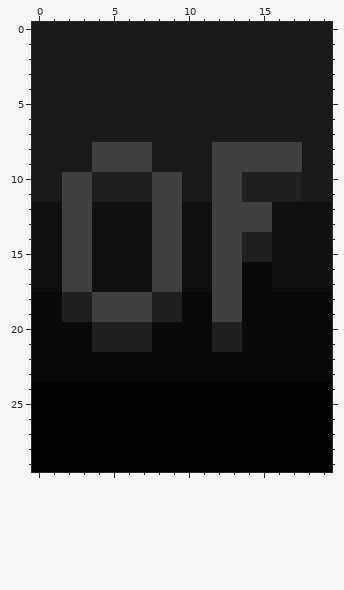
A pixel-art sprite gets an edit: files/capeFinal.png. Above, as it was before the edit.
The file is 200x300 pixels, drawn in blocks of 10x10; one block is one cell here. Colours within 5 levels of each other are drawn and written as one.
The result:
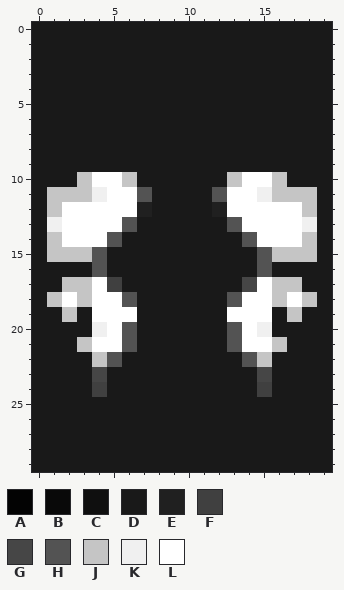
Palette (. is transparent): A #030303  B #090909  C #0f0f0f  D #191919  E #202020  F #404040  G #464646  H #535353  J #c5c5c5  K #f0f0f0  L #ffffff
The exact change:
y 8..9: x 4..7 FFFF -> DDDD; x 12..17 FFFFFF -> DDDDDD
y 10: x 2..9 FFEEEEFF -> DJLLJDDD; x 12..17 FFEEEE -> DJLLJD
y 11: x 1..9 DFFEEEEFF -> JJJKLLHDD; x 12..18 FFEEEED -> HLLKJJJ
y 12: x 0..19 CCFFCCCCFFCCFFFFCCCC -> DJLLLLLEDDDDELLLLLJD
y 13: x 0..19 CCFFCCCCFFCCFFFFCCCC -> DKLLLLHDDDDDDHLLLLKD
y 14: x 0..19 CCFFCCCCFFCCFFEECCCC -> DJLLLHDDDDDDDDHLLLJD
y 15: x 0..19 CCFFCCCCFFCCFFEECCCC -> DJJJHDDDDDDDDDDHJJJD
y 16: x 0..19 CCFFCCCCFFCCFFBBCCCC -> DDDDHDDDDDDDDDDHDDDD
y 17: x 0..19 CCFFCCCCFFCCFFBBCCCC -> DDJJLFDDDDDDDDGLJJDD
y 18: x 0..19 BBEEFFFFEEBBFFBBBBBB -> DJLJLLHDDDDDDHLLJLJD
y 19: x 0..19 BBEEFFFFEEBBFFBBBBBB -> DDJDLLLDDDDDDLLLDJDD
y 20: x 0..19 BBBBEEEEBBBBEEBBBBBB -> DDDDKLHDDDDDDHLKDDDD
y 21: x 0..19 BBBBEEEEBBBBEEBBBBBB -> DDDJLLHDDDDDDHLLJDDD
y 22: x 0..19 BBBBBBBBBBBBBBBBBBBB -> DDDDJHDDDDDDDDHJDDDD
y 23: x 0..19 BBBBBBBBBBBBBBBBBBBB -> DDDDGDDDDDDDDDDGDDDD
y 24: x 0..19 AAAAAAAAAAAAAAAAAAAA -> DDDDFDDDDDDDDDDFDDDD
y 25..29: x 0..19 AAAAAAAAAAAAAAAAAAAA -> DDDDDDDDDDDDDDDDDDDD
